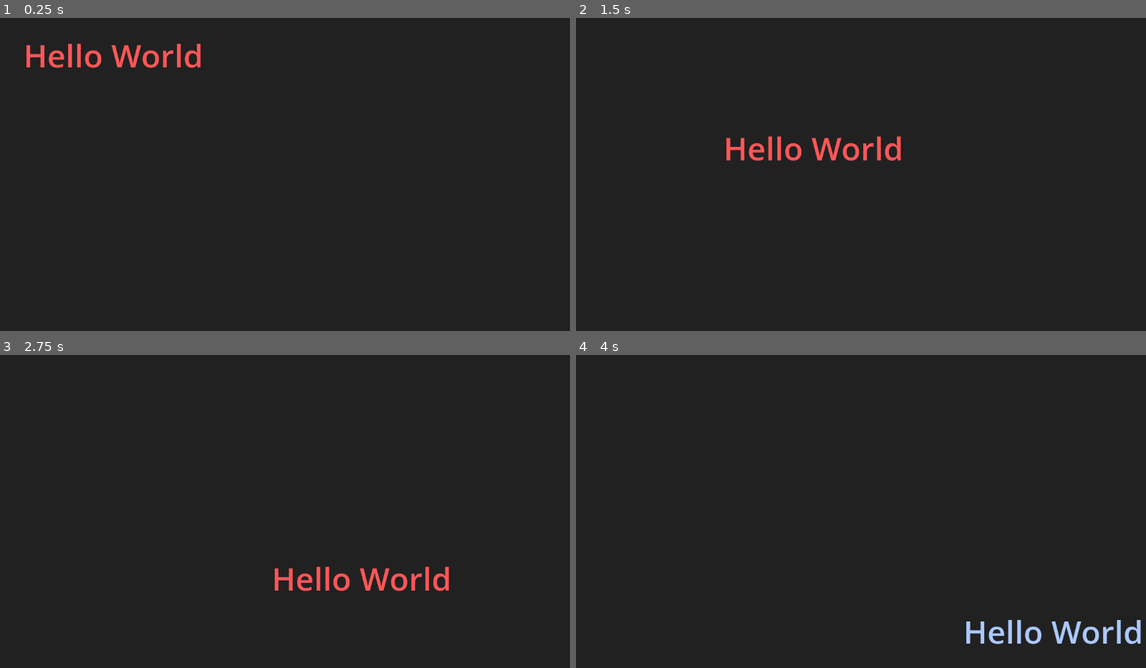
Above: before the commit, frames 1-4 (two rows, left to right).
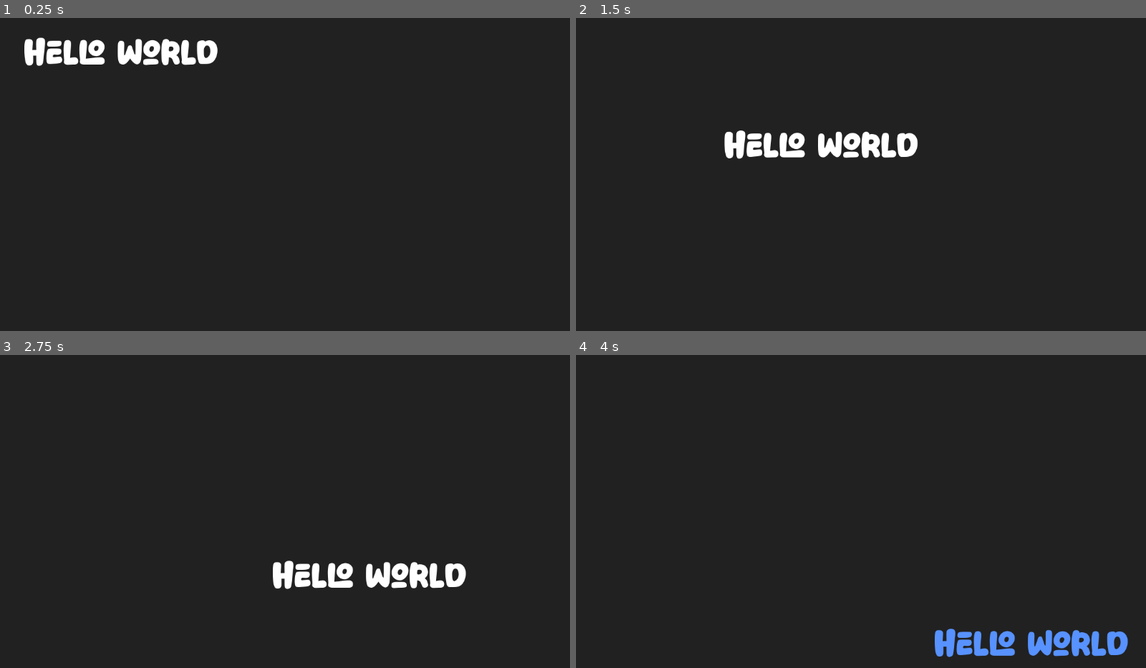
Above: after the commit, the same moments.

Repository: bearlikelion/igc_collabjam26
Game: Godot game, scene res://hello_world.tscn
The game is run twice, just before and just after one commit, with the same random seed, the same clock (stepped at 60 frames per second) and the same inputs.
Inputs:
- Up to frame 1 (0.25 s): no input
- Up to frame 2 (1.5 s): no input
- Up to frame 3 (2.75 s): no input
- Up to frame 4 (4 s): no input

The runs differ from the first frame. In frame 1, 2.2% of the frame differs, in the area x 4-39%, y 6-17%; in frame 2, 2.2%; in frame 3, 2.2%; in frame 4, 2.5%, in the area x 62-100%, y 84-97%.

Commit message:
Set custom theme universally

Diff:
--- a/hello_world.tscn
+++ b/hello_world.tscn
@@ -1,7 +1,6 @@
 [gd_scene format=3 uid="uid://b4u2i5j05ytvq"]
 
 [ext_resource type="Script" uid="uid://b01mxo1ckcl0e" path="res://hello_world.gd" id="1_dvdbounce"]
-[ext_resource type="Theme" path="res://themes/minimal_theme.tres" id="1_gngqb"]
 
 [node name="Node2D" type="Control" unique_id=793538993]
 layout_mode = 3
@@ -15,8 +14,6 @@
 layout_mode = 0
 offset_right = 91.0
 offset_bottom = 23.0
-theme = ExtResource("1_gngqb")
-theme_override_colors/font_color = Color(1, 0.34117648, 0.34509805, 1)
 theme_override_font_sizes/font_size = 64
 text = "Hello World"
 script = ExtResource("1_dvdbounce")
--- a/project.godot
+++ b/project.godot
@@ -20,6 +20,16 @@
 boot_splash/image="uid://dopyes8t2c23a"
 config/icon="uid://dopyes8t2c23a"
 
+[debug]
+
+gdscript/warnings/untyped_declaration=2
+gdscript/warnings/inferred_declaration=1
+gdscript/warnings/unsafe_property_access=2
+gdscript/warnings/unsafe_method_access=2
+gdscript/warnings/unsafe_cast=2
+gdscript/warnings/unsafe_call_argument=2
+gdscript/warnings/unsafe_void_return=2
+
 [file_customization]
 
 folder_colors={
@@ -30,15 +40,9 @@
 "res://Shaders/": "teal"
 }
 
-[debug]
+[gui]
 
-gdscript/warnings/untyped_declaration=2
-gdscript/warnings/inferred_declaration=1
-gdscript/warnings/unsafe_cast=2
-gdscript/warnings/unsafe_call_argument=2
-gdscript/warnings/unsafe_method_access=2
-gdscript/warnings/unsafe_property_access=2
-gdscript/warnings/unsafe_void_return=2
+theme/custom="uid://bmdf316kng678"
 
 [rendering]
 
